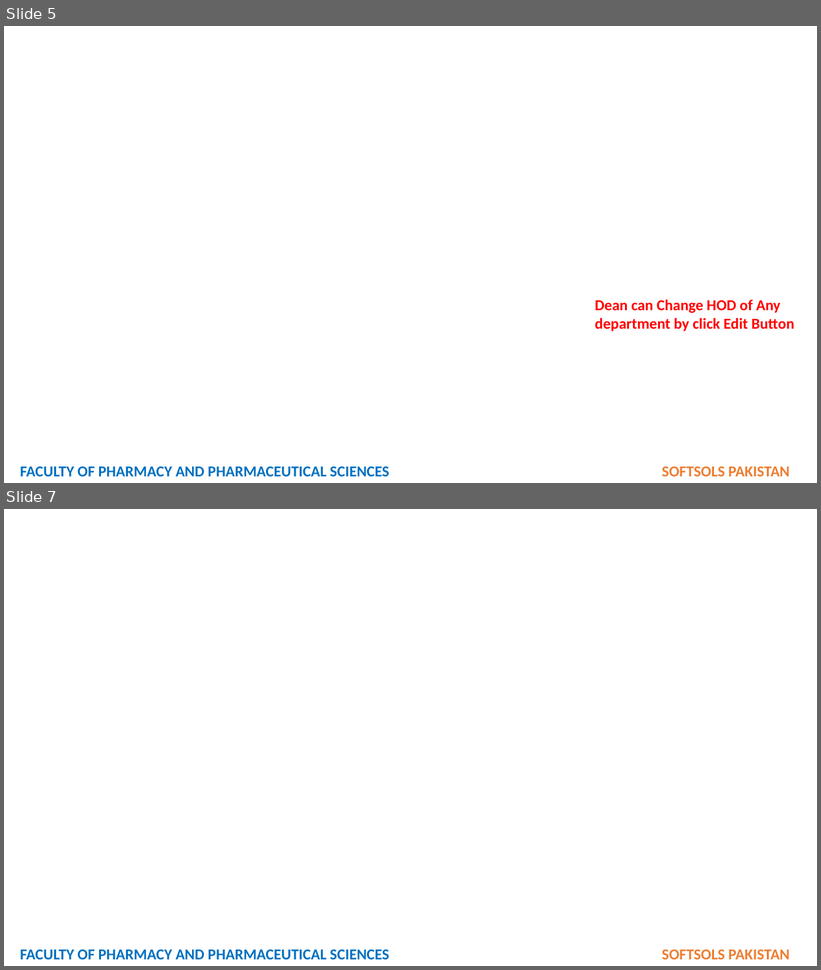
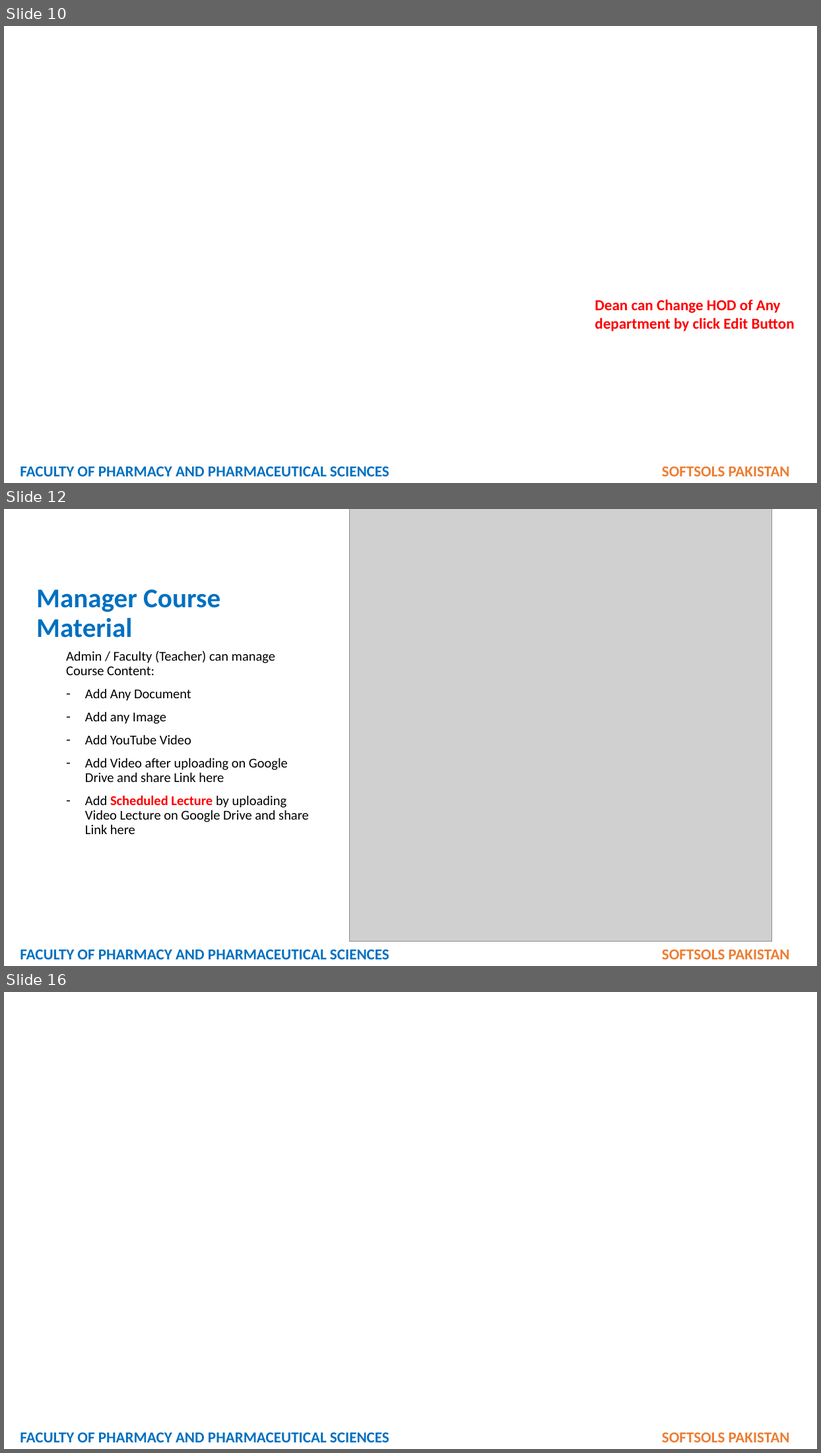
Before and after one commit to softsolspk1/fop, a slide deck: SUPER ADMIN ROLE - DEAN ROLE.pptx. Shown one above the other, each under a label of ours: slides 5 and 7 before the commit, slides 10, 12 and 16 after it; the slides between them are not shown. The pictures are 821x970 and 821x1453 pixels, drawn with LibreOffice and Linux fonts; fonts in the diff are those of the drawing; grey boxes stand for pictures; background and template pictures are left out. Boxes give left, top, right and bottom in pixels: in the first picture for what was removed or moved away, otherwise in the second. Text is boxed around its words. In the diff, an @@ line names an element or a change of style, - is before the commit and + after.

```diff
--- a/SUPER ADMIN ROLE - DEAN ROLE.pptx
+++ b/SUPER ADMIN ROLE - DEAN ROLE.pptx
@@ slide 12 added at (4, 509, 817, 966), background #FFFFFF @@
@@ picture added at (350, 509, 772, 941) @@
@@ title added at (36, 590, 220, 638), 32 pt, text #0070C0, bold @@
+Manager Course Material
@@ text added at (66, 651, 309, 834), 16 pt, text #000000 @@
+Admin / Faculty (Teacher) can manage Course Content:
+– Add Any Document
+– Add any Image
+– Add YouTube Video
+– Add Video after uploading on Google Drive and share Link here
+– Add Scheduled Lecture by uploading Video Lecture on Google Drive and share Link here
@@ text added at (20, 950, 790, 960), 18 pt, text #0070C0, bold @@
+FACULTY OF PHARMACY AND PHARMACEUTICAL SCIENCES SOFTSOLS PAKISTAN
@@ what was slide 5 is now slide 10 @@
@@ what was slide 7 is now slide 16 @@
```
Also in this commit, not shown: 1 slide changed, 8 other slides added, 5 other files.
